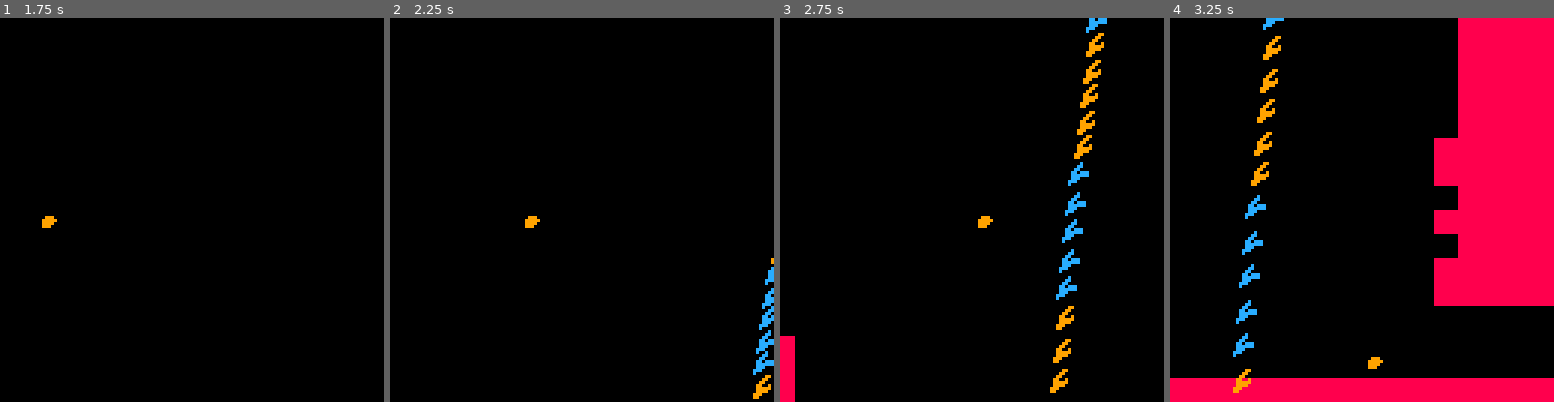
Above: before the commit, frames 1-4 (left to right).
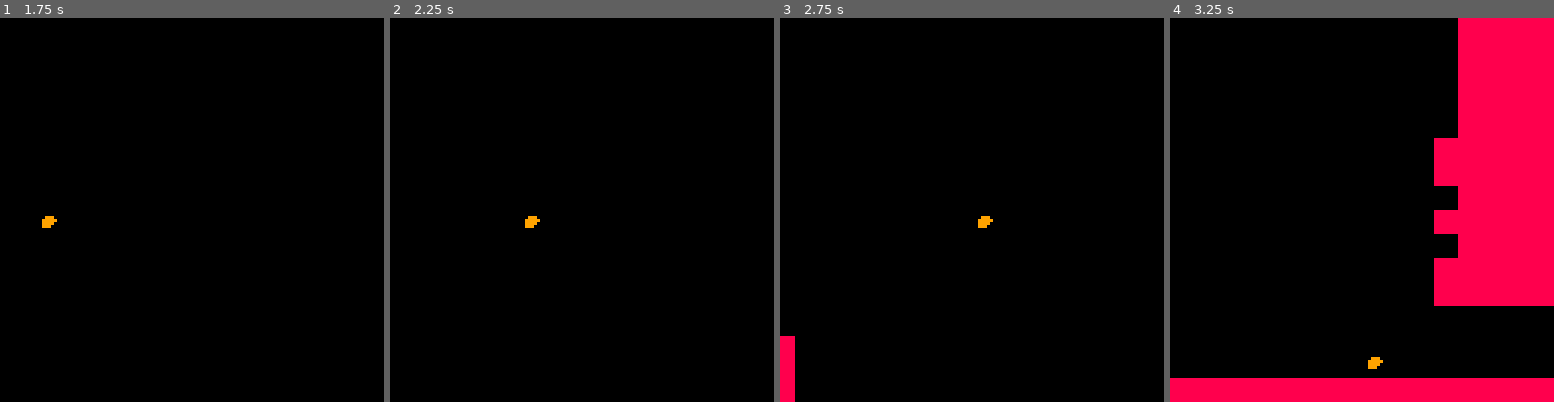
Above: after the commit, the same moments.

Repository: pratik2709/anotherPlatformer
Game: PICO-8 cartridge player.p8
The game is run twice, just before and just after one commit, with the same random seed, the same clock (stepped at 60 frames per second) and the same inputs.
Inputs:
- Up to frame 1 (1.75 s): tap O (Z key) at 0.7, 1.7 s; hold Right from 1.6 s (still down)
- Up to frame 2 (2.25 s): release Right at 2.1 s; tap O (Z key) at 2.1 s; hold Up from 2.15 s (still down)
- Up to frame 3 (2.75 s): release Up at 2.42 s; hold Right from 2.47 s (still down); tap O (Z key) at 2.5 s
- Up to frame 4 (3.25 s): tap O (Z key) at 2.9 s; release Right at 3.03 s; hold Left from 3.08 s (still down)

Frame 1 is identical in both runs. In frame 2, 0.7% of the frame differs, in the area x 94-100%, y 62-100%; in frame 3, 1.9%, in the area x 70-86%, y 0-98%; in frame 4, 1.6%.

Commit message:
fixes to spawn player

Diff:
--- a/player.p8
+++ b/player.p8
@@ -94,25 +94,23 @@
 	else
 		self.dx=-1
 	end
-	updloc(self)
+	-- updloc(self)
 end
 
 function baddie:update()
 end
 
 function spawn_baddies(plyrx)
-    local bad = baddie:new(20*8,68*2)
-   	add(baddies,bad)
- -- for y=0,16 do
- --  for x=(plyrx/8)-10,(plyrx/8)+10 do
- --  --  val = mget(x,y)
- --  --  if fget(val,2) then
- --    local bad = baddie:new(x*8,y*8)
-	-- 	add(baddies,bad)
-	-- 	-- mset(x,y,0)
- -- --   end
- --  end
- -- end
+    for y=50,63 do
+     for x=(plyrx/8)-10,(plyrx/8)+10 do
+      val = mget(x,y)
+      if fget(val,2) then
+       local bad = baddie:new(x*8,y*8)
+   		  add(baddies,bad)
+   		   mset(x,y,0)
+      end
+     end
+    end
 end
 
 function updloc(actor)
@@ -274,7 +272,7 @@
     spawn_baddies(player1:getx())
   	for i,actor in pairs(baddies) do
   		actor:move()
-  		-- checkwallcollision(actor)
+  		checkwallcollision(actor)
   		-- player1:collide(actor)
   	end
   elseif globals.level == 2 then
@@ -816,7 +815,7 @@
 00000000000000000000000000000000000000000000000000000000000000000000000020202000000000000000000000000000000000000000000000000000
 10101010101010100000202020200020202020200020202020202020202020000000000000000000000000000000000000000000000000000000000000000000
 00000000000000000000000000000000000000000000000000000000000000000000000020202020000000000000000000000000000000000000000000000000
-10101010101010101020202020000020202020202020202020202020200000000000000000000000000000000000000000000000000000000000000000000000
+10101010101010101020202020000020202020202020202020202020200000000100000000000000000000000000000000000000000000000000000000000000
 00000000000000000000000000000000000000000000000000000000000000000000000000001010100000000000000000000000000000000000000000101010
 10101010101010101010101010101010101010101010101010101010101010101010101010101010101010101010101010101010101010101010101010101010
 10101010101010101010301010101010101010101010101010101010101010101010101010101010101010101010101010101010101010101010101010101010
@@ -951,7 +950,7 @@
 
 
 __gff__
-0001000300000000000000000000000000000000000000000000000000000000000000000000000000000000000000000000000000000000000000000000000000000000000000000000000000000000000000000000000000000000000000000000000000000000000000000000000000000000000000000000000000000000
+0001000300000000000000000000000004040000000000000000000000000000000000000000000000000000000000000000000000000000000000000000000000000000000000000000000000000000000000000000000000000000000000000000000000000000000000000000000000000000000000000000000000000000
 0000000000000000000000000000000000000000000000000000000000000000000000000000000000000000000000000000000000000000000000000000000000000000000000000000000000000000000000000000000000000000000000000000000000000000000000000000000000000000000000000000000000000000
 __map__
 0202020202020202020202020202020202020202020202020202020200000000000000000000000000000000000000000000000000000000000000000000000000000000000000000000000000000000000001010100000000000000000000000000000000000000000000000000000000000101010100000000000000010101
